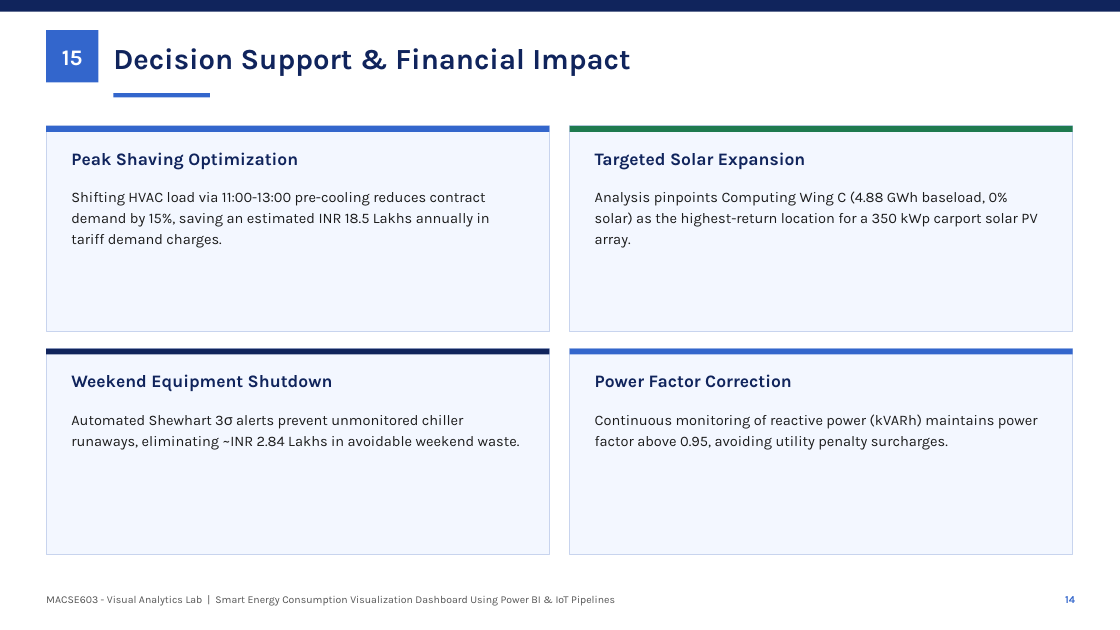
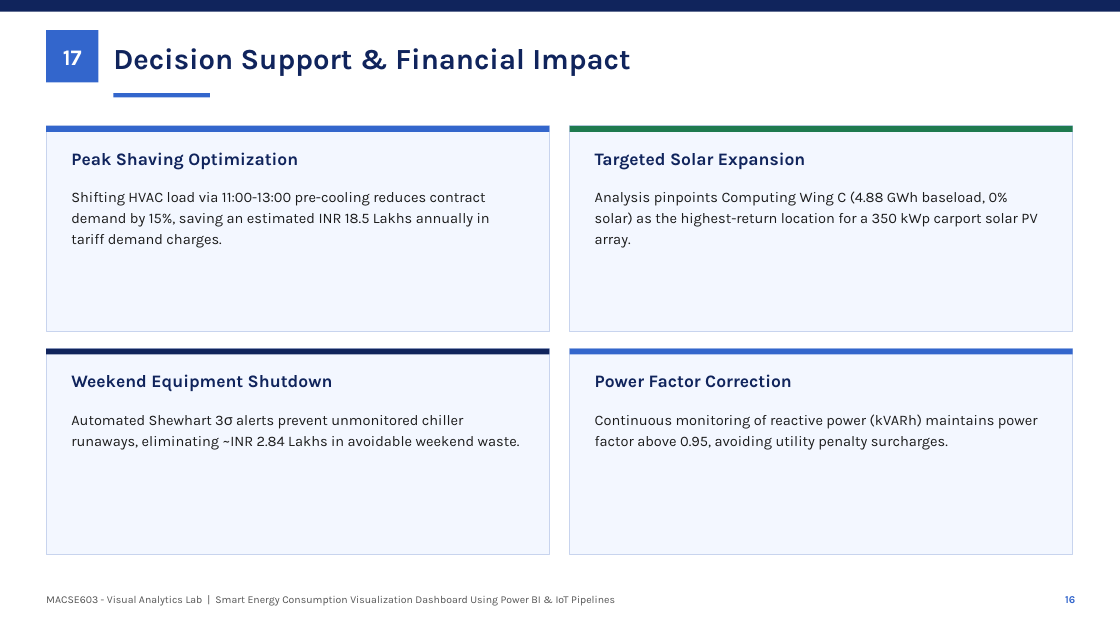
Before and after one commit to adminsharpcode/visual-analytics-lab, a slide deck: slide 17 of Team_VisualAnalytics_SmartEnergy_PowerBI.pptx (slide 15 before the commit). Drawn at 1120x630 pixels with LibreOffice and Linux fonts; fonts in the diff are those of the drawing. Boxes give left, top, right and bottom in pixels: in the first picture for what was removed or moved away, otherwise in the second. Text is boxed around its words. In the diff, an @@ line names an element or a change of style, - is before the commit and + after.

```diff
--- a/Team_VisualAnalytics_SmartEnergy_PowerBI.pptx
+++ b/Team_VisualAnalytics_SmartEnergy_PowerBI.pptx
@@ text at (63, 50, 82, 65): text changed @@
-15
+17
@@ text at (1065, 596, 1075, 603): text changed @@
-14
+16
```
Also in this commit, not shown: 2 other slides changed, 2 slides added, 9 other files.
